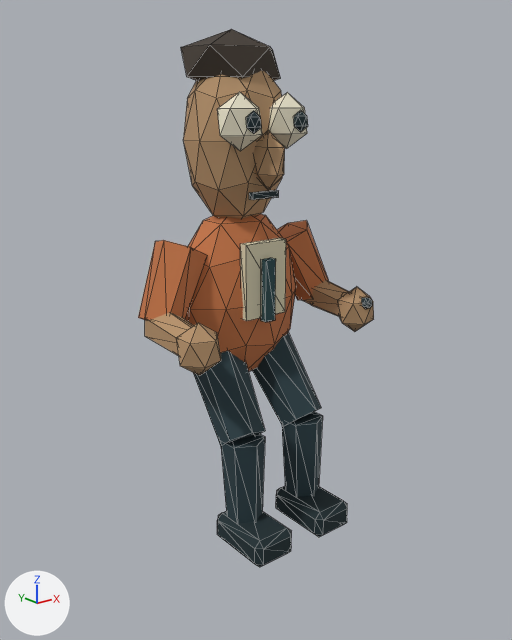
Renders of the glTF model public/models/analyst.glb from each side of a commit.
Camera for both pictures: a camera (50 mm lens) standing at (-1.73, -2.29, 1.78) and looking at (0.01, -0.11, 0.91). The axes (+X, +Y, +Z) are drawn at lower left. The lights are the same throughout. The picture after the commit comes second. Mesh edges are drawn as thin lines. Vertices at exactly the same position are counted once.

Objects in the first picture: 'Analyst'.
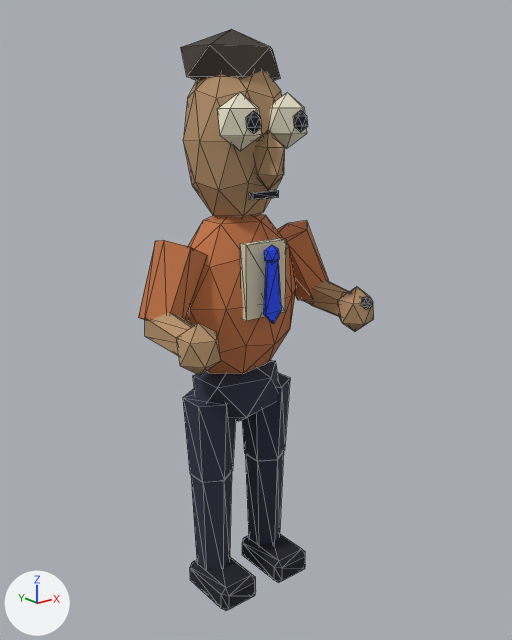
The newer file is also turned or shifted as a whole; pictures and numbers use the older file's frame.

Edits to the bpy script that builds the scene:
```text
Change me_icosphere:
    used by ob_analyst; location = (0.0, 0.0, 0.0)
    remove me_icosphere.from_pydata(...)  # 372 vertices, 648 faces; spans x -0.48..0.48, y -0.46..0.19, z 0.02..2.03
    add me_icosphere.from_pydata(...)  # 398 vertices, 692 faces; spans x -0.48..0.48, y -0.38..0.19, z -0.35..2.03
    me_icosphere part 1: a new loose piece, an icosphere of 20 faces spanning x -0.036..0.036, y -0.242..-0.202, z 1.166..1.244, in mat_vertexpalette
    me_icosphere part 2: a new loose piece, a 6-sided cut cone along z (radius 0.09 at the low end, 0.12 at the high end) spanning x -0.25..-0.05, y -0.11..0.12, z 0.22..0.58, in mat_vertexpalette
    me_icosphere part 3: a new loose piece, a 6-sided cut cone along z (radius 0.07 at the low end, 0.09 at the high end) spanning x -0.23..-0.07, y -0.09..0.09, z -0.28..0.22, in mat_vertexpalette
    me_icosphere part 4: the loose piece of 24 vertices spanning x -0.26..-0.07, y -0.46..-0.16, z 0.02..0.14 is moved by (0.01, 0.24, -0.37)
    me_icosphere part 5: a new loose piece, a 6-sided cut cone along z (radius 0.09 at the low end, 0.12 at the high end) spanning x 0.05..0.25, y -0.11..0.12, z 0.22..0.58, in mat_vertexpalette
    me_icosphere part 6: a new loose piece, a 6-sided cut cone along z (radius 0.07 at the low end, 0.09 at the high end) spanning x 0.07..0.23, y -0.09..0.09, z -0.28..0.22, in mat_vertexpalette
    me_icosphere part 7: the loose piece of 24 vertices spanning x 0.07..0.26, y -0.46..-0.16, z 0.02..0.14 is moved by (-0.01, 0.24, -0.37)
    me_icosphere part 8: a new loose piece, an icosphere of 20 faces spanning x -0.21..0.21, y -0.14..0.14, z 0.42..0.74, in mat_vertexpalette
    me_icosphere part 9: the loose piece of 12 vertices spanning x 0.08..0.24, y -0.33..-0.15, z 0.12..0.48 is deleted
    me_icosphere part 10: the loose piece of 12 vertices spanning x -0.24..-0.08, y -0.33..-0.15, z 0.12..0.48 is deleted
    me_icosphere part 11: the loose piece of 12 vertices spanning x 0.03..0.25, y -0.31..0.09, z 0.42..0.87 is deleted
    me_icosphere part 12: the loose piece of 12 vertices spanning x -0.25..-0.03, y -0.31..0.09, z 0.42..0.87 is deleted
    me_icosphere part 13: the loose piece of 8 vertices spanning x -0.02..0.02, y -0.22..-0.18, z 0.93..1.18 is deleted
    me_icosphere part 14
    10 vertices are added at x -0.04..0.04, y -0.24..-0.22, z 0.93..1.18
    16 new faces join them
```

Boxes (x1, y1, x2, y2) around the edits, measured in the pictures (512 x 640 px; the box of a moved part takes in the faces that stretch with it):
'Analyst', reshaped (8% taller): before (138, 29, 374, 567); after (138, 29, 374, 611)
part 1 of me_icosphere, added: after (264, 245, 280, 263)
part 2 of me_icosphere, added: after (183, 389, 236, 482)
part 3 of me_icosphere, added: after (191, 472, 232, 570)
part 4 of me_icosphere, moved or reshaped: before (217, 511, 292, 567); after (190, 557, 256, 611)
part 5 of me_icosphere, added: after (242, 373, 290, 461)
part 6 of me_icosphere, added: after (245, 452, 284, 545)
part 7 of me_icosphere, moved or reshaped: before (276, 486, 347, 537); after (242, 534, 305, 583)
part 8 of me_icosphere, added: after (193, 360, 279, 421)
part 9 of me_icosphere, deleted: before (282, 412, 323, 497)
part 10 of me_icosphere, deleted (cyan): before (220, 434, 265, 523)
part 11 of me_icosphere, deleted: before (252, 332, 321, 426)
part 12 of me_icosphere, deleted (cyan): before (193, 351, 265, 446)
part 13 of me_icosphere, deleted (cyan): before (261, 258, 276, 322)
part 14 of me_icosphere, added (blue): after (263, 260, 281, 324)
